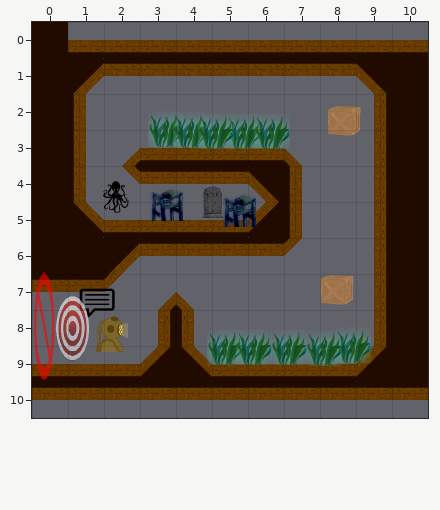
An edit to a level. Tiled map (JSON), core/assets/levels/Golden0.json. This is how it looked before the edit.
Cells are 100x100 px. Shown: x 0..10, y 0..10.
And afterwards:
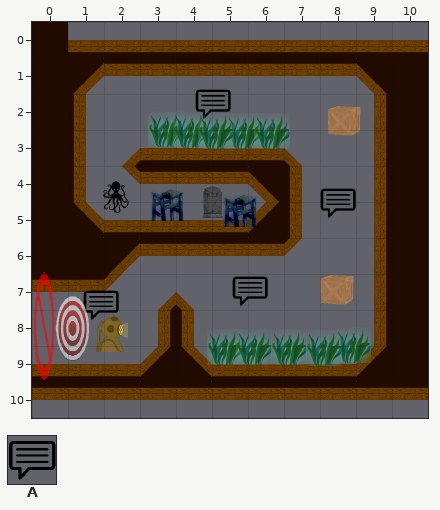
Key: from "old_ship_tileset": A 46.
Objects are placed by their top-left corner, in cells (3,4 is the top-left corner of cell 3,4); size is 1x1 cell unless given.
Diff:
--- layer "Objects"
+A at 4.5,1.8
+A at 8,4.5
+A at 5.6,7
